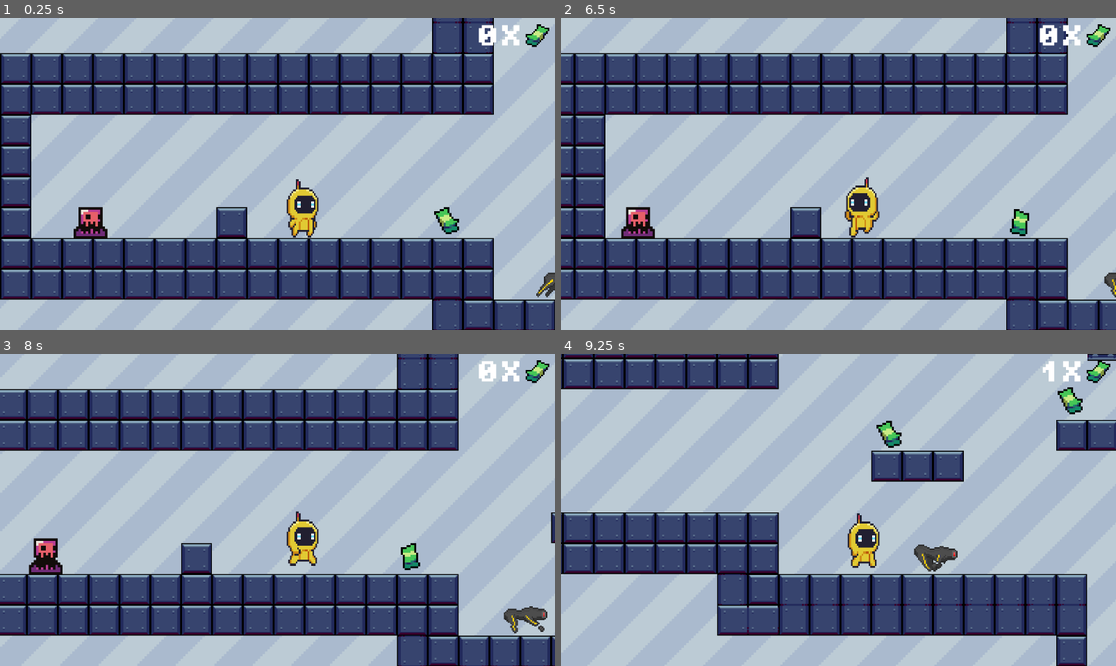
Above: before the commit, frames 1-4 (two rows, left to right).
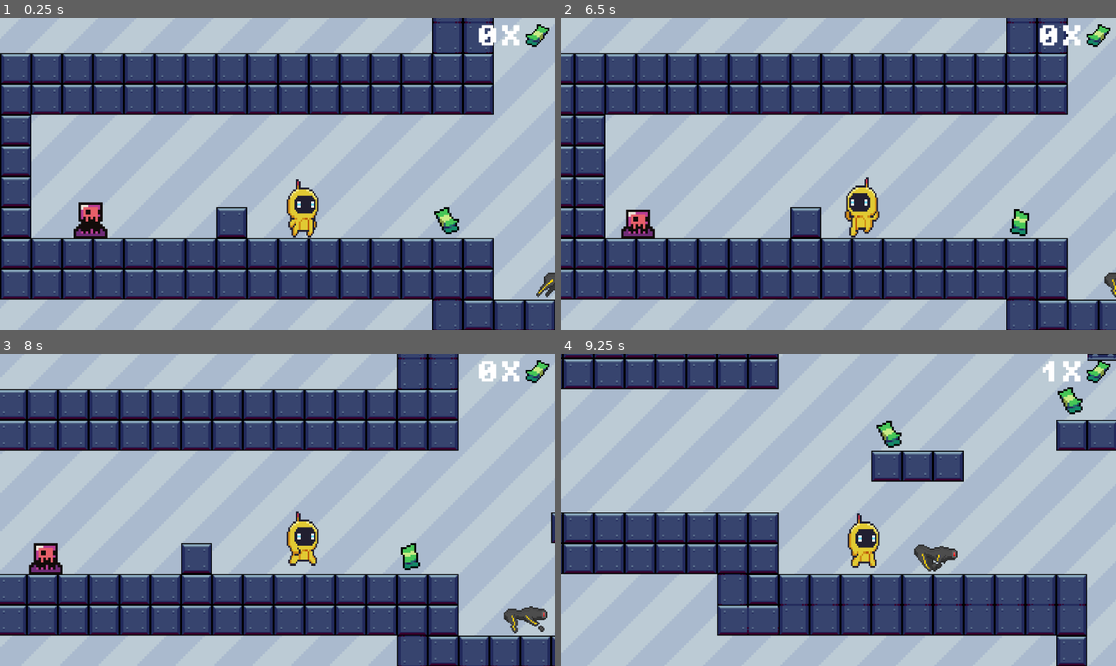
Above: after the commit, the same moments.

Repository: jmisidro/DDJD-PP
Game: Godot game, scene res://scenes/main.tscn
Same seed, same stepped clock (60 frames per second), same inputs: the game is played once before the commit and once after it.
Inputs:
- Up to frame 1 (0.25 s): no input
- Up to frame 2 (6.5 s): hold Right (right) 0.53-2.03 s; tap Space (jump) at 0.77, 1.52, 3.02, 3.77, 4.52, 6.02 s; hold Left (left) 2.03-2.78 s; hold Right (right) 2.78-4.28 s; hold Left (left) 4.28-5.03 s; hold Right (right) 5.03-5.78 s; hold Left (left) from 5.78 s (still down)
- Up to frame 3 (8 s): tap Space (jump) at 6.77, 7.52 s; release Left (left) at 7.28 s; hold Right (right) from 7.28 s (still down)
- Up to frame 4 (9.25 s): keep holding Right (right); tap Space (jump) at 9.02 s

The runs differ from the first frame. In frame 1, 0.2% of the frame differs, in the area x 14-19%, y 59-67%; in frame 2, 0.1%; in frame 3, 0.2%; in frame 4, nothing differs.

Commit message:
Slime with tracking

Diff:
--- a/artifact-odyssey/scenes/slime.tscn
+++ b/artifact-odyssey/scenes/slime.tscn
@@ -51,7 +51,7 @@
 position = Vector2(0, -12)
 sprite_frames = SubResource("SpriteFrames_7v0l6")
 autoplay = "default"
-frame_progress = 0.676919
+frame_progress = 0.0714778
 
 [node name="Killzone" parent="." instance=ExtResource("2_61pjp")]
 
